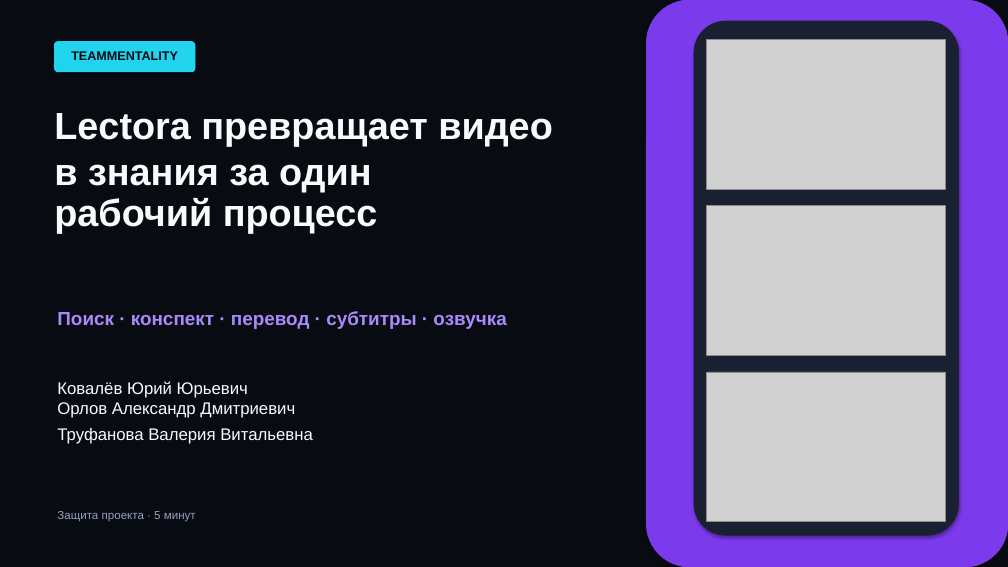
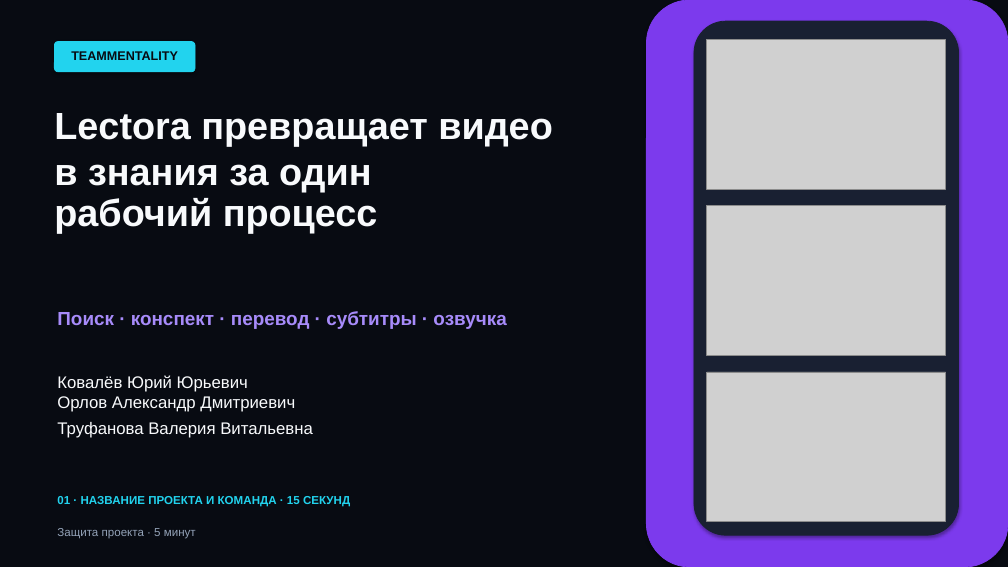
Before and after one commit to byteguru8211/Lectora, a slide deck: slide 1 of docs/presentation/lectora-hackathon-defense.pptx. Drawn at 1008x567 pixels with LibreOffice and Linux fonts; fonts in the diff are those of the drawing; grey boxes stand for pictures. Boxes give left, top, right and bottom in pixels: in the first picture for what was removed or moved away, otherwise in the second. Text is boxed around its words. In the diff, an @@ line names an element or a change of style, - is before the commit and + after.

Commit message:
docs: презентация защиты по регламенту на 5 минут
Убран лишний слайд про курсы и шпаргалку, сценарии перенесены
в существующие слайды; подписи и заметки приведены к хронометражу
регламента, поправлены переносы заголовков.

```diff
--- a/docs/presentation/lectora-hackathon-defense.pptx
+++ b/docs/presentation/lectora-hackathon-defense.pptx
@@ text "Ковалёв Юрий Юрьевич Орлов Александр ...": place and size @@
-text "Ковалёв Юрий Юрьевич Орлов Александр ..." at bbox=[57, 381, 313, 444]
+text "Ковалёв Юрий Юрьевич Орлов Александр ..." at bbox=[57, 375, 313, 438]
@@ text added at bbox=[57, 495, 350, 507], 11 pt, text #22D3EE, bold @@
+01 · НАЗВАНИЕ ПРОЕКТА И КОМАНДА · 15 СЕКУНД
@@ text "Защита проекта · 5 минут": place and size @@
-text "Защита проекта · 5 минут" at bbox=[57, 511, 196, 522]
+text "Защита проекта · 5 минут" at bbox=[57, 528, 196, 539]
```
Also in this commit, not shown: 5 other slides changed, 1 slide removed, 1 other file.
